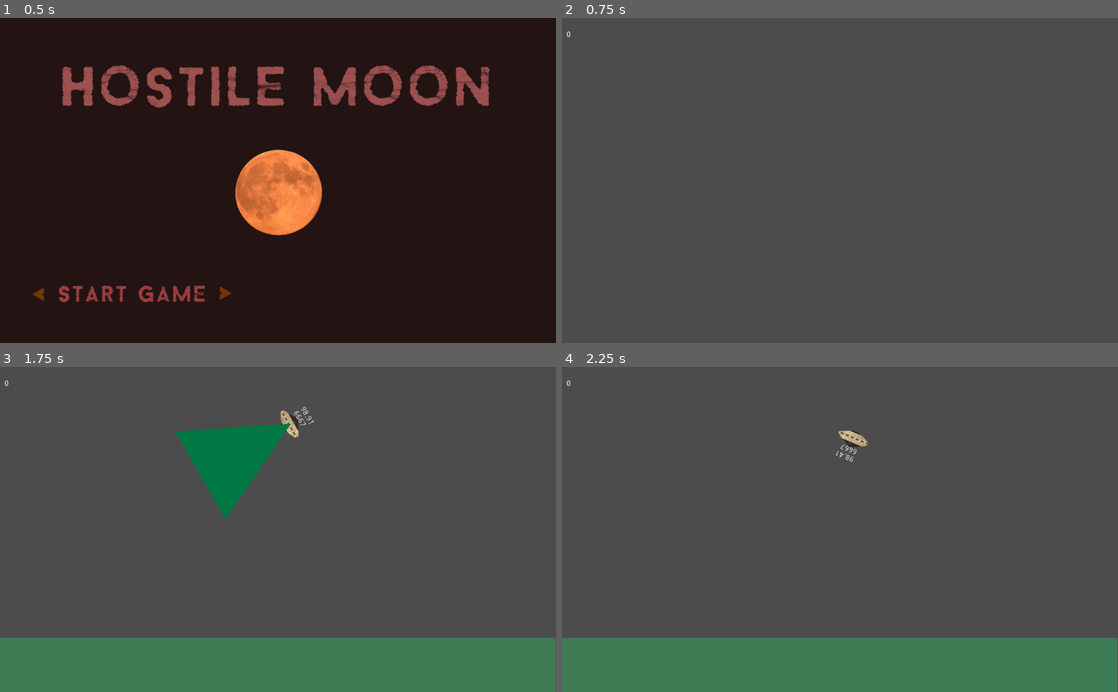
Above: before the commit, frames 1-4 (two rows, left to right).
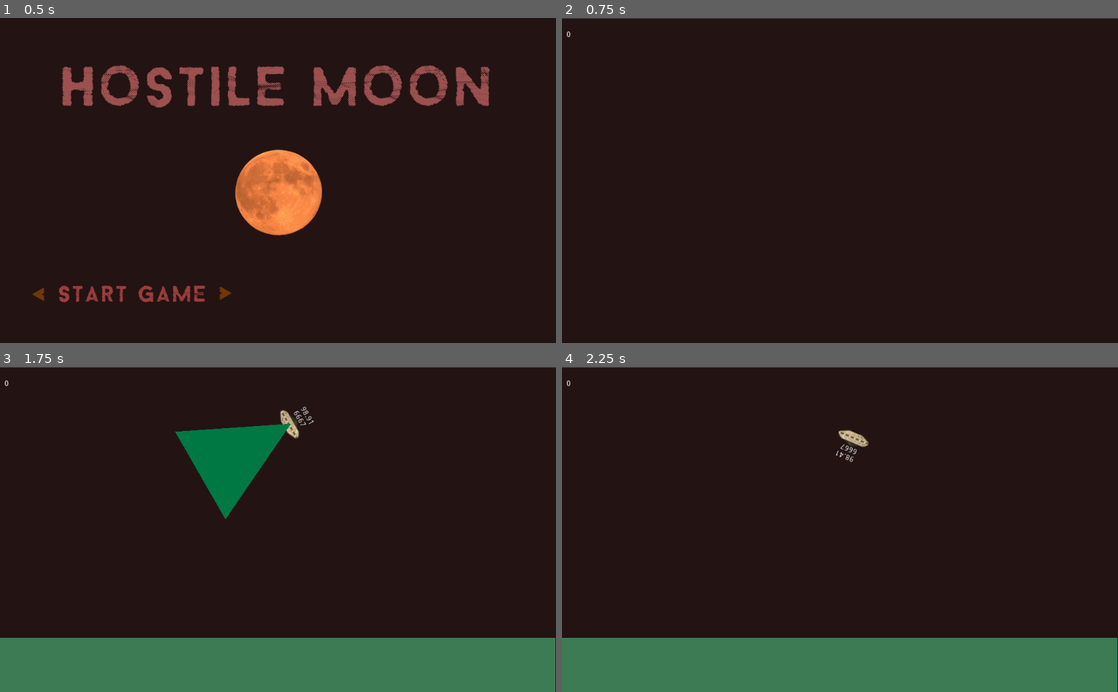
Above: after the commit, the same moments.

Repository: Beat1823/LudumDare52
Game: Godot game, scene res://Game/StartScreen.tscn
Two runs of this game, one before a commit and one after it. Both use one fixed random seed, a clock stepped at 60 frames per second and the inputs below. Before the commit the project starts from res://Game/ScartScreen.tscn.
Inputs (mouse positions are in pixels of both pictures, inside the frame that each line leads up to):
- Up to frame 1 (0.5 s): no input
- Up to frame 2 (0.75 s): click (840, 287) at 0.5 s
- Up to frame 3 (1.75 s): tap Enter at 1.25 s; hold Right (Right) from 1.28 s (still down); hold Space (TractorBeam) from 1.28 s (still down)
- Up to frame 4 (2.25 s): release Right (Right) at 2.03 s; release Space (TractorBeam) at 2.03 s; hold Down (Down) from 2.03 s (still down); tap Space (TractorBeam) at 2.1 s

Frame 1 is identical in both runs. In frame 2, 100% of the frame differs, in the area x 0-100%, y 0-100%; in frame 3, 80%; in frame 4, 83%.

Commit message:
Fix start screen color and added wasd.

Diff:
--- a/Game/MainScene.tscn
+++ b/Game/MainScene.tscn
@@ -10,6 +10,13 @@
 position = Vector2( 356, 675 )
 script = ExtResource( 3 )
 SpawnLocations = [ Vector2( -300, -200 ), Vector2( 300, -200 ) ]
+
+[node name="ColorRect" type="ColorRect" parent="."]
+margin_left = -356.0
+margin_top = -674.0
+margin_right = 668.0
+margin_bottom = -74.0
+color = Color( 0.137255, 0.0745098, 0.0745098, 1 )
 
 [node name="PlayerUFO" parent="." instance=ExtResource( 1 )]
 position = Vector2( 18, -450 )
--- a/Game/ScartScreen.tscn
+++ b/Game/StartScreen.tscn
@@ -3,7 +3,7 @@
 [ext_resource path="res://Game/UI/Title.png" type="Texture" id=1]
 [ext_resource path="res://Game/UI/Start button.png" type="Texture" id=2]
 [ext_resource path="res://Game/UI/Harvest moon.png" type="Texture" id=3]
-[ext_resource path="res://Game/ScartScreen.gd" type="Script" id=4]
+[ext_resource path="res://Game/StartScreen.gd" type="Script" id=4]
 
 [node name="Node2D" type="MarginContainer"]
 anchor_right = 1.0
--- a/project.godot
+++ b/project.godot
@@ -11,7 +11,7 @@
 [application]
 
 config/name="LudumDare52"
-run/main_scene="res://Game/ScartScreen.tscn"
+run/main_scene="res://Game/StartScreen.tscn"
 config/icon="res://icon.png"
 
 [global]
@@ -27,21 +27,25 @@
 Up={
 "deadzone": 0.5,
 "events": [ Object(InputEventKey,"resource_local_to_scene":false,"resource_name":"","device":0,"alt":false,"shift":false,"control":false,"meta":false,"command":false,"pressed":false,"scancode":16777232,"physical_scancode":0,"unicode":0,"echo":false,"script":null)
+, Object(InputEventKey,"resource_local_to_scene":false,"resource_name":"","device":0,"alt":false,"shift":false,"control":false,"meta":false,"command":false,"pressed":false,"scancode":0,"physical_scancode":87,"unicode":0,"echo":false,"script":null)
  ]
 }
 Right={
 "deadzone": 0.5,
 "events": [ Object(InputEventKey,"resource_local_to_scene":false,"resource_name":"","device":0,"alt":false,"shift":false,"control":false,"meta":false,"command":false,"pressed":false,"scancode":0,"physical_scancode":16777233,"unicode":0,"echo":false,"script":null)
+, Object(InputEventKey,"resource_local_to_scene":false,"resource_name":"","device":0,"alt":false,"shift":false,"control":false,"meta":false,"command":false,"pressed":false,"scancode":0,"physical_scancode":68,"unicode":0,"echo":false,"script":null)
  ]
 }
 Left={
 "deadzone": 0.5,
 "events": [ Object(InputEventKey,"resource_local_to_scene":false,"resource_name":"","device":0,"alt":false,"shift":false,"control":false,"meta":false,"command":false,"pressed":false,"scancode":0,"physical_scancode":16777231,"unicode":0,"echo":false,"script":null)
+, Object(InputEventKey,"resource_local_to_scene":false,"resource_name":"","device":0,"alt":false,"shift":false,"control":false,"meta":false,"command":false,"pressed":false,"scancode":0,"physical_scancode":65,"unicode":0,"echo":false,"script":null)
  ]
 }
 Down={
 "deadzone": 0.5,
 "events": [ Object(InputEventKey,"resource_local_to_scene":false,"resource_name":"","device":0,"alt":false,"shift":false,"control":false,"meta":false,"command":false,"pressed":false,"scancode":0,"physical_scancode":16777234,"unicode":0,"echo":false,"script":null)
+, Object(InputEventKey,"resource_local_to_scene":false,"resource_name":"","device":0,"alt":false,"shift":false,"control":false,"meta":false,"command":false,"pressed":false,"scancode":0,"physical_scancode":83,"unicode":0,"echo":false,"script":null)
  ]
 }
 TractorBeam={
Renamed: Game/ScartScreen.gd -> Game/StartScreen.gd
